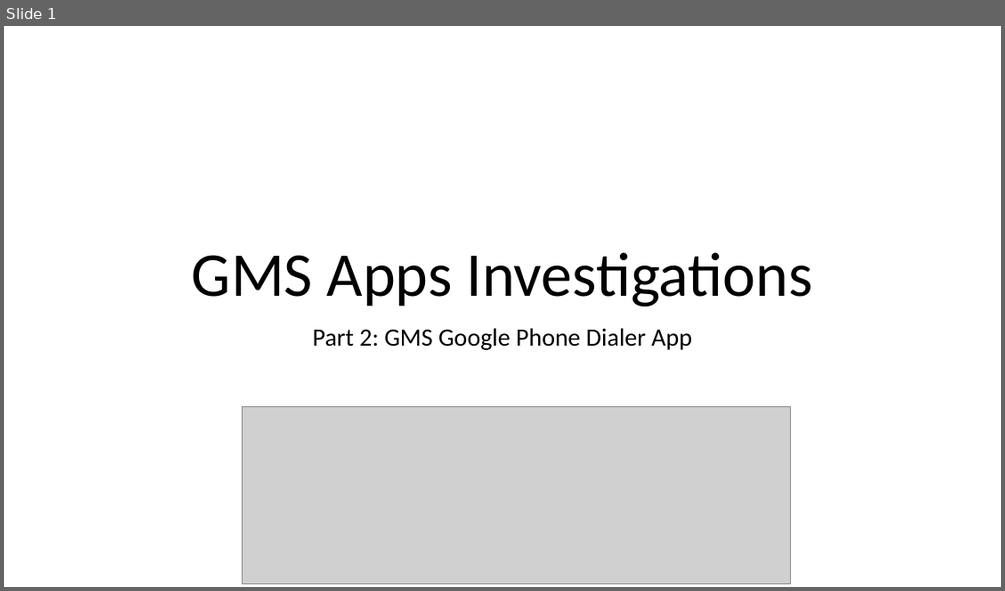
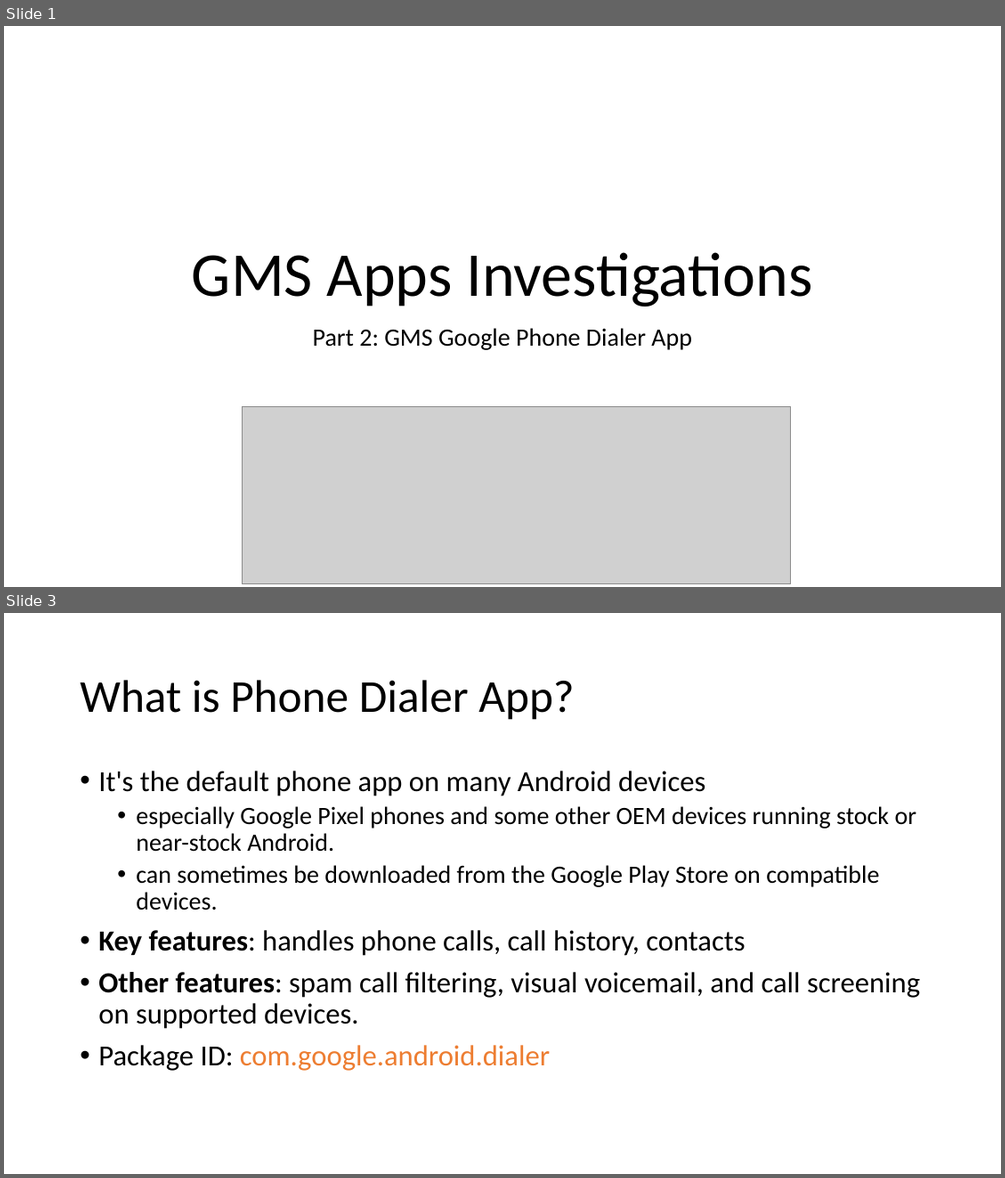
Before and after one commit to frankwxu/digital-forensics-lab, a slide deck: Android10/5_2_2_GMS_App_Investigations_Dialer.pptx. Shown one above the other, each under a label of ours: slide 1 before the commit, slides 1 and 3 after it; the slides between them are not shown. The pictures are 1005x591 and 1005x1178 pixels, drawn with LibreOffice and Linux fonts; fonts in the diff are those of the drawing; grey boxes stand for pictures; background and template pictures are left out. Boxes give left, top, right and bottom in pixels: in the first picture for what was removed or moved away, otherwise in the second. Text is boxed around its words. In the diff, an @@ line names an element or a change of style, - is before the commit and + after.

Commit message:
improve ASOP and GMS Dialer

```diff
--- a/Android10/5_2_2_GMS_App_Investigations_Dialer.pptx
+++ b/Android10/5_2_2_GMS_App_Investigations_Dialer.pptx
@@ slide 3 added at (4, 613, 1001, 1174), background #FFFFFF @@
@@ title added at (80, 680, 574, 720), 44 pt, text #000000 @@
+What is Phone Dialer App?
@@ text added at (98, 771, 920, 1070), 28 pt, text #000000 @@
+• It's the default phone app on many Android devices
+  • especially Google Pixel phones and some other OEM devices running stock or near-stock Android.
+  • can sometimes be downloaded from the Google Play Store on compatible devices.
+• Key features: handles phone calls, call history, contacts
+• Other features: spam call filtering, visual voicemail, and call screening on supported devices.
+• Package ID: com.google.android.dialer
```
Also in this commit, not shown: 7 slides changed, 10 other slides added, 2 slides removed, 2 other files.
